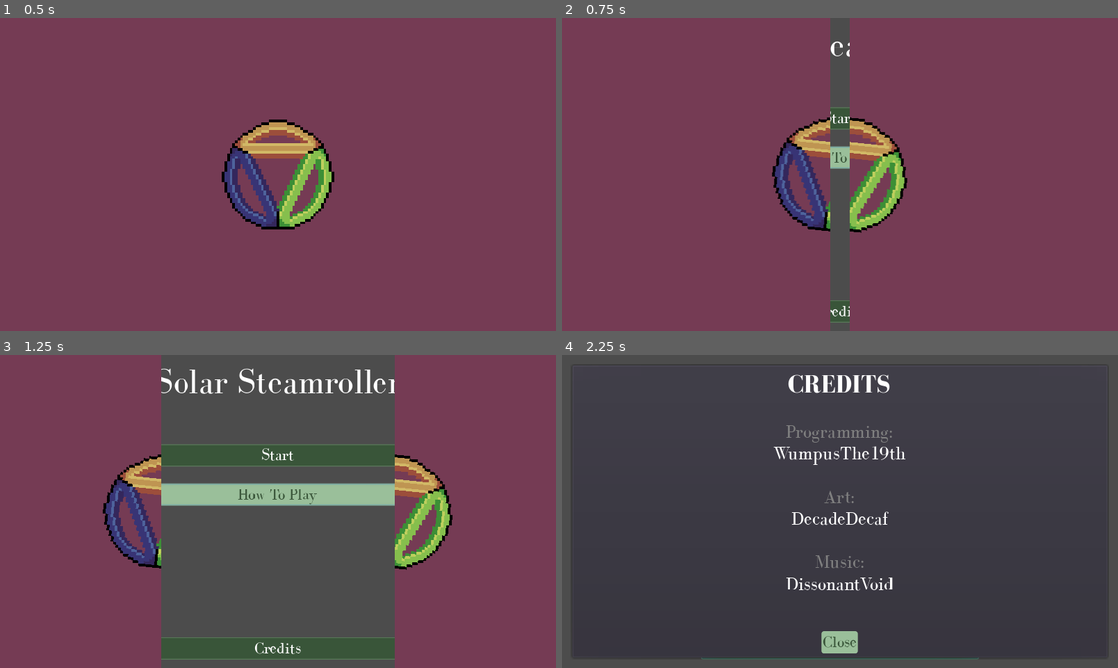
Above: before the commit, frames 1-4 (two rows, left to right).
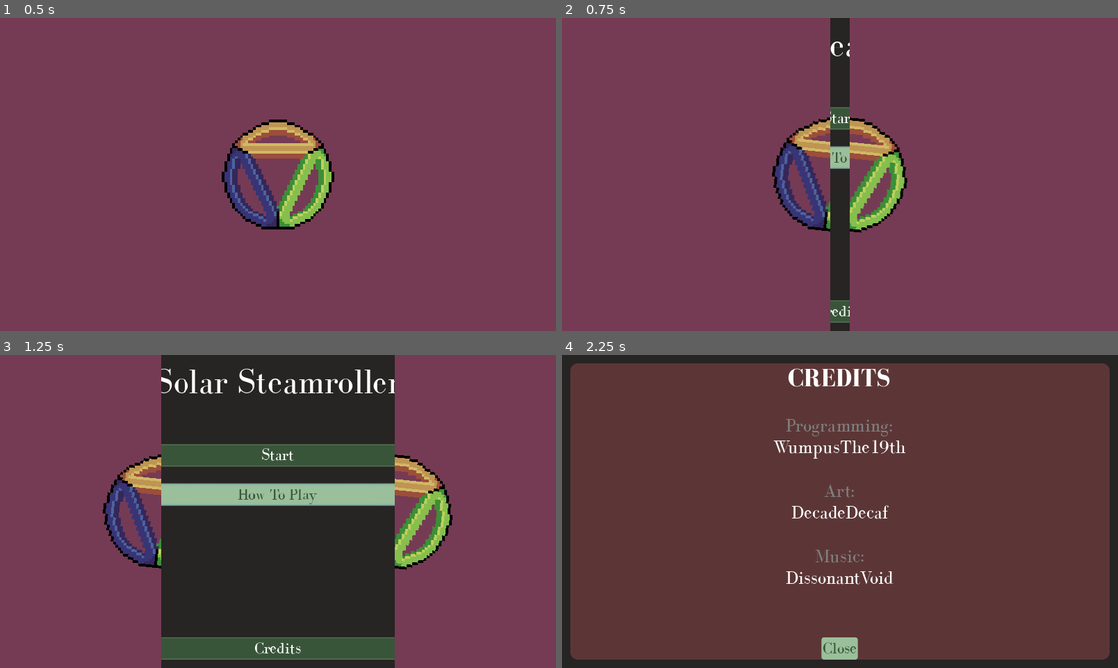
Above: after the commit, the same moments.

Repository: DissonantVoid/ludum-dare-52
Game: Godot game, scene res://game/splash.tscn
Same seed, same stepped clock (60 frames per second), same inputs: the game is played once before the commit and once after it.
Inputs (mouse positions are in pixels of both pictures, inside the frame that each line leads up to):
- Up to frame 1 (0.5 s): no input
- Up to frame 2 (0.75 s): tap Enter at 0.5 s; move the mouse to (962, 158) at 0.52 s; click (962, 158) at 0.67 s
- Up to frame 3 (1.25 s): no input
- Up to frame 4 (2.25 s): click "How To Play" at 1.25 s; click "Credits" at 2 s

Frame 1 is identical in both runs. In frame 2, 2.7% of the frame differs, in the area x 48-52%, y 0-100%; in frame 3, 32%; in frame 4, 99%, in the area x 0-100%, y 0-100%.

Commit message:
minor UI work

Diff:
--- a/game/UI/TitleScreen.gd
+++ b/game/UI/TitleScreen.gd
@@ -1,6 +1,6 @@
-extends Control
+extends MarginContainer
 
-onready var _credits_panel : PanelContainer = $Credits
+onready var _credits_panel : PanelContainer = $MarginContainer2/Credits
 
 func _on_start_pressed():
 	#SceneManager.change_scene("...")
--- a/game/UI/TitleScreen.tscn
+++ b/game/UI/TitleScreen.tscn
@@ -36,6 +36,13 @@
 corner_radius_bottom_right = 2
 corner_radius_bottom_left = 2
 
+[sub_resource type="StyleBoxFlat" id=7]
+bg_color = Color( 0.360784, 0.211765, 0.211765, 1 )
+corner_radius_top_left = 8
+corner_radius_top_right = 8
+corner_radius_bottom_right = 8
+corner_radius_bottom_left = 8
+
 [sub_resource type="DynamicFont" id=5]
 size = 30
 font_data = ExtResource( 3 )
@@ -47,27 +54,36 @@
 [node name="TitleScreen" type="MarginContainer"]
 anchor_right = 1.0
 anchor_bottom = 1.0
+script = ExtResource( 2 )
+
+[node name="Background" type="ColorRect" parent="."]
+margin_right = 640.0
+margin_bottom = 360.0
+color = Color( 0.152941, 0.141176, 0.141176, 1 )
+
+[node name="MarginContainer2" type="MarginContainer" parent="."]
+margin_right = 640.0
+margin_bottom = 360.0
 custom_constants/margin_right = 10
 custom_constants/margin_top = 10
 custom_constants/margin_left = 10
 custom_constants/margin_bottom = 10
-script = ExtResource( 2 )
 
-[node name="MarginContainer" type="VBoxContainer" parent="."]
+[node name="MarginContainer" type="VBoxContainer" parent="MarginContainer2"]
 margin_left = 10.0
 margin_top = 10.0
 margin_right = 630.0
 margin_bottom = 350.0
 custom_constants/separation = 50
 
-[node name="Title" type="Label" parent="MarginContainer"]
+[node name="Title" type="Label" parent="MarginContainer2/MarginContainer"]
 margin_right = 620.0
 margin_bottom = 43.0
 custom_fonts/font = SubResource( 1 )
 text = "Solar Steamroller"
 align = 1
 
-[node name="VBoxContainer" type="VBoxContainer" parent="MarginContainer"]
+[node name="VBoxContainer" type="VBoxContainer" parent="MarginContainer2/MarginContainer"]
 margin_left = 150.0
 margin_top = 93.0
 margin_right = 470.0
@@ -77,7 +93,7 @@
 size_flags_vertical = 3
 custom_constants/separation = 20
 
-[node name="Start" type="Button" parent="MarginContainer/VBoxContainer"]
+[node name="Start" type="Button" parent="MarginContainer2/MarginContainer/VBoxContainer"]
 margin_right = 320.0
 margin_bottom = 25.0
 rect_min_size = Vector2( 0, 25 )
@@ -92,7 +108,7 @@
 custom_styles/normal = SubResource( 4 )
 text = "Start"
 
-[node name="HowTo" type="Button" parent="MarginContainer/VBoxContainer"]
+[node name="HowTo" type="Button" parent="MarginContainer2/MarginContainer/VBoxContainer"]
 margin_top = 45.0
 margin_right = 320.0
 margin_bottom = 70.0
@@ -107,7 +123,7 @@
 custom_styles/normal = SubResource( 4 )
 text = "How To Play"
 
-[node name="Credits" type="Button" parent="MarginContainer/VBoxContainer"]
+[node name="Credits" type="Button" parent="MarginContainer2/MarginContainer/VBoxContainer"]
 margin_top = 222.0
 margin_right = 320.0
 margin_bottom = 247.0
@@ -123,18 +139,17 @@
 custom_styles/normal = SubResource( 4 )
 text = "Credits"
 
-[node name="Credits" type="PanelContainer" parent="."]
+[node name="Credits" type="PanelContainer" parent="MarginContainer2"]
 visible = false
 margin_left = 10.0
 margin_top = 10.0
 margin_right = 630.0
 margin_bottom = 350.0
+custom_styles/panel = SubResource( 7 )
 
-[node name="RichTextLabel" type="RichTextLabel" parent="Credits"]
-margin_left = 7.0
-margin_top = 7.0
-margin_right = 613.0
-margin_bottom = 333.0
+[node name="RichTextLabel" type="RichTextLabel" parent="MarginContainer2/Credits"]
+margin_right = 620.0
+margin_bottom = 340.0
 custom_fonts/bold_font = SubResource( 5 )
 custom_fonts/normal_font = SubResource( 6 )
 bbcode_enabled = true
@@ -159,11 +174,11 @@
 Music:
 DissonantVoid"
 
-[node name="Close" type="Button" parent="Credits"]
+[node name="Close" type="Button" parent="MarginContainer2/Credits"]
 margin_left = 288.0
-margin_top = 308.0
+margin_top = 315.0
 margin_right = 331.0
-margin_bottom = 333.0
+margin_bottom = 340.0
 rect_min_size = Vector2( 0, 25 )
 mouse_default_cursor_shape = 2
 size_flags_horizontal = 6
@@ -177,7 +192,7 @@
 custom_styles/normal = SubResource( 4 )
 text = "Close"
 
-[connection signal="pressed" from="MarginContainer/VBoxContainer/Start" to="." method="_on_start_pressed"]
-[connection signal="pressed" from="MarginContainer/VBoxContainer/HowTo" to="." method="_on_tutorial_pressed"]
-[connection signal="pressed" from="MarginContainer/VBoxContainer/Credits" to="." method="_on_credits_pressed"]
-[connection signal="pressed" from="Credits/Close" to="." method="_on_close_credits_pressed"]
+[connection signal="pressed" from="MarginContainer2/MarginContainer/VBoxContainer/Start" to="." method="_on_start_pressed"]
+[connection signal="pressed" from="MarginContainer2/MarginContainer/VBoxContainer/HowTo" to="." method="_on_tutorial_pressed"]
+[connection signal="pressed" from="MarginContainer2/MarginContainer/VBoxContainer/Credits" to="." method="_on_credits_pressed"]
+[connection signal="pressed" from="MarginContainer2/Credits/Close" to="." method="_on_close_credits_pressed"]
--- a/game/splash.tscn
+++ b/game/splash.tscn
@@ -94,18 +94,6 @@
 "update": 0,
 "values": [ Color( 1, 1, 1, 0 ), Color( 1, 1, 1, 0 ), Color( 1, 1, 1, 1 ) ]
 }
-tracks/3/type = "value"
-tracks/3/path = NodePath(".:modulate")
-tracks/3/interp = 1
-tracks/3/loop_wrap = true
-tracks/3/imported = false
-tracks/3/enabled = true
-tracks/3/keys = {
-"times": PoolRealArray( 6, 7 ),
-"transitions": PoolRealArray( 1, 1 ),
-"update": 0,
-"values": [ Color( 1, 1, 1, 1 ), Color( 1, 1, 1, 0 ) ]
-}
 
 [sub_resource type="DynamicFont" id=3]
 size = 40
Not shown: 1 places in game/UI/TitleScreen.tscn that only renumber resources
